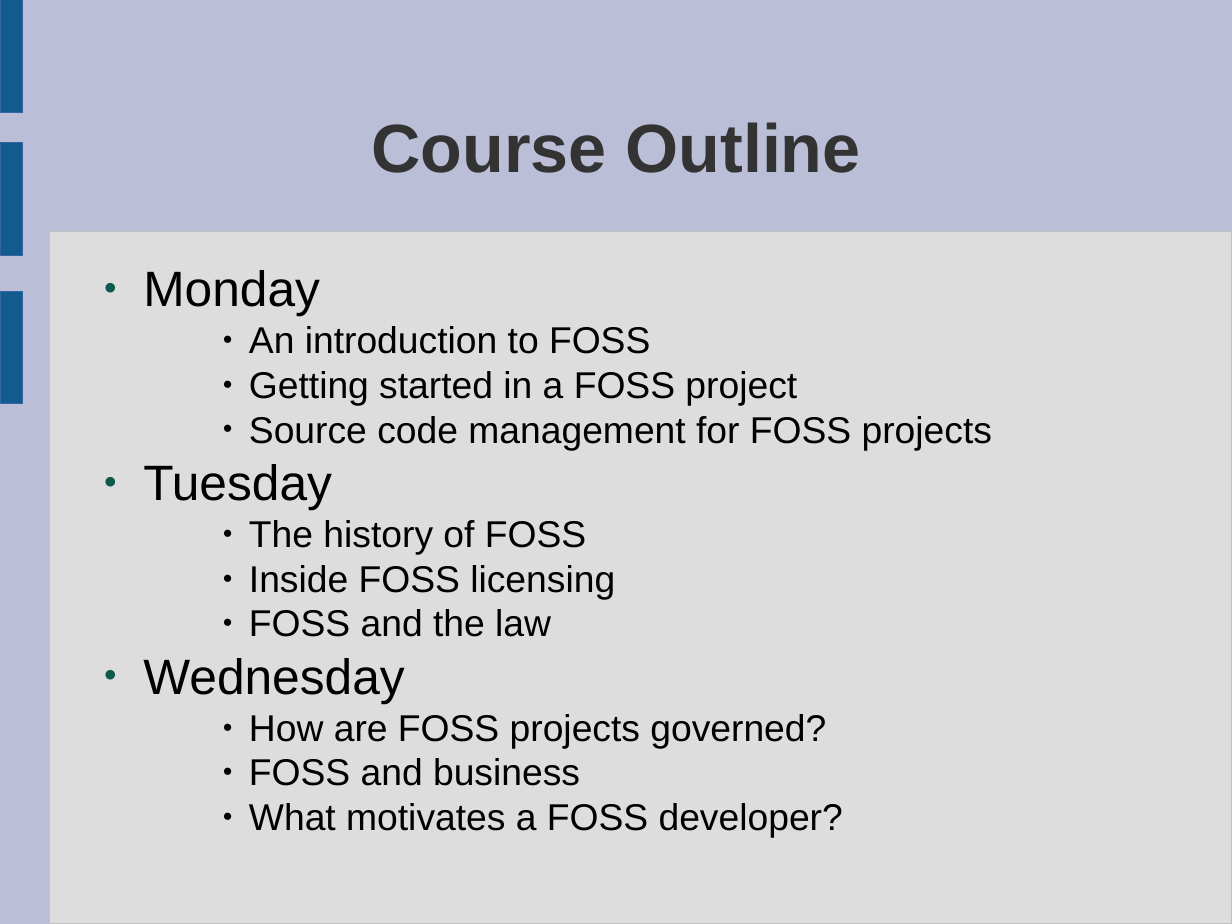
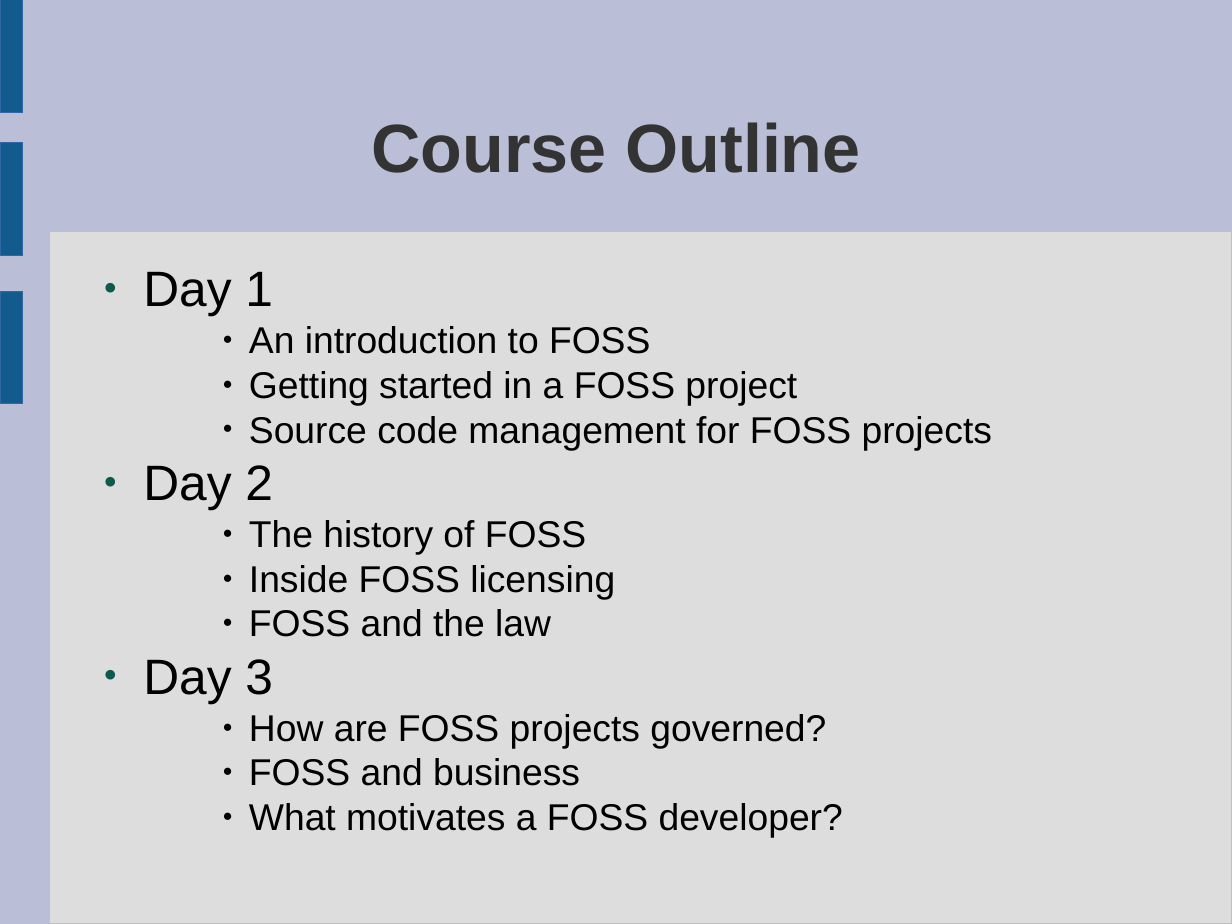
Before and after one commit to laurencesmart/comp8440, a slide deck: slide 6 of lectures/course_introduction.odp. Drawn at 1232x924 pixels with LibreOffice and Linux fonts; fonts in the diff are those of the drawing. Boxes give left, top, right and bottom in pixels: in the first picture for what was removed or moved away, otherwise in the second. Text is boxed around its words. In the diff, an @@ line names an element or a change of style, - is before the commit and + after.

```diff
--- a/lectures/course_introduction.odp
+++ b/lectures/course_introduction.odp
@@ text at box(143, 271, 273, 316): text changed @@
-● Monday
+● Day 1
@@ text at box(143, 465, 273, 509): text changed @@
-● Tuesday
+● Day 2
@@ text at box(143, 659, 273, 703): text changed @@
-● Wednesday
+● Day 3
```
Also in this commit, not shown: 2 other slides changed, 9 other files.
